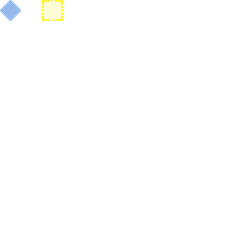
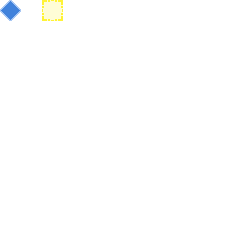
Layers edited between the first and the second 225px x 225px image:
"Layer 2": opacity 80% → 90% over [0, 0, 21, 21]
"Layer 1": opacity 50% → 90% over [1, 1, 20, 20]
